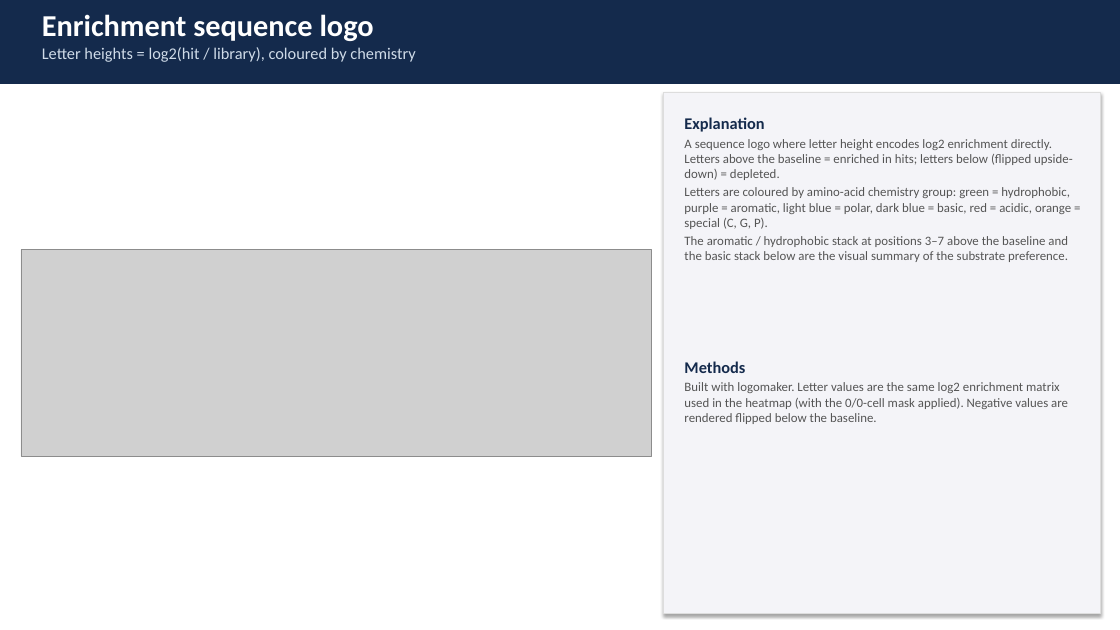
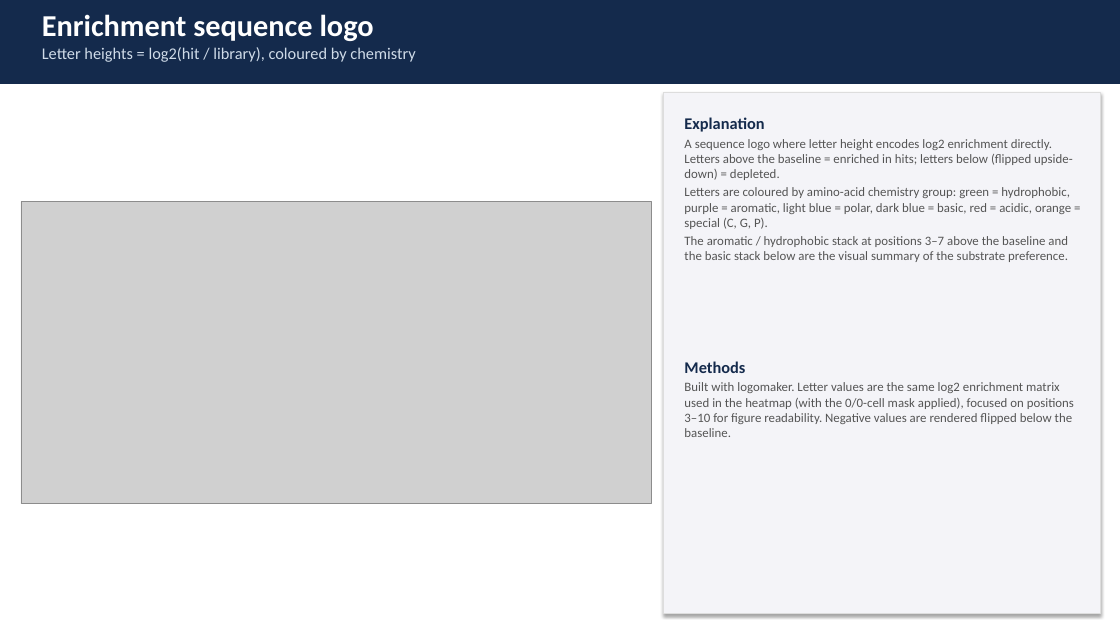
Before and after one commit to idobleicher/dianaMega, a slide deck: slide 7 of mpProject/MP_project_results.pptx. Drawn at 1120x630 pixels with LibreOffice and Linux fonts; fonts in the diff are those of the drawing; grey boxes stand for pictures. Boxes give left, top, right and bottom in pixels: in the first picture for what was removed or moved away, otherwise in the second. Text is boxed around its words. In the diff, an @@ line names an element or a change of style, - is before the commit and + after.

```diff
--- a/mpProject/MP_project_results.pptx
+++ b/mpProject/MP_project_results.pptx
@@ picture: place and size @@
-picture at <box>21,250,651,456</box>
+picture at <box>21,202,651,504</box>
@@ text at <box>684,382,1074,437</box>: text changed @@
-Built with logomaker. Letter values are the same log2 enrichment matrix used in the heatmap (with the 0/0-cell mask applied). Negative values are rendered flipped below the baseline.
+Built with logomaker. Letter values are the same log2 enrichment matrix used in the heatmap (with the 0/0-cell mask applied), focused on positions 3–10 for figure readability. Negative values are rendered flipped below the baseline.
```
Also in this commit, not shown: 10 other slides changed, 55 other files.
